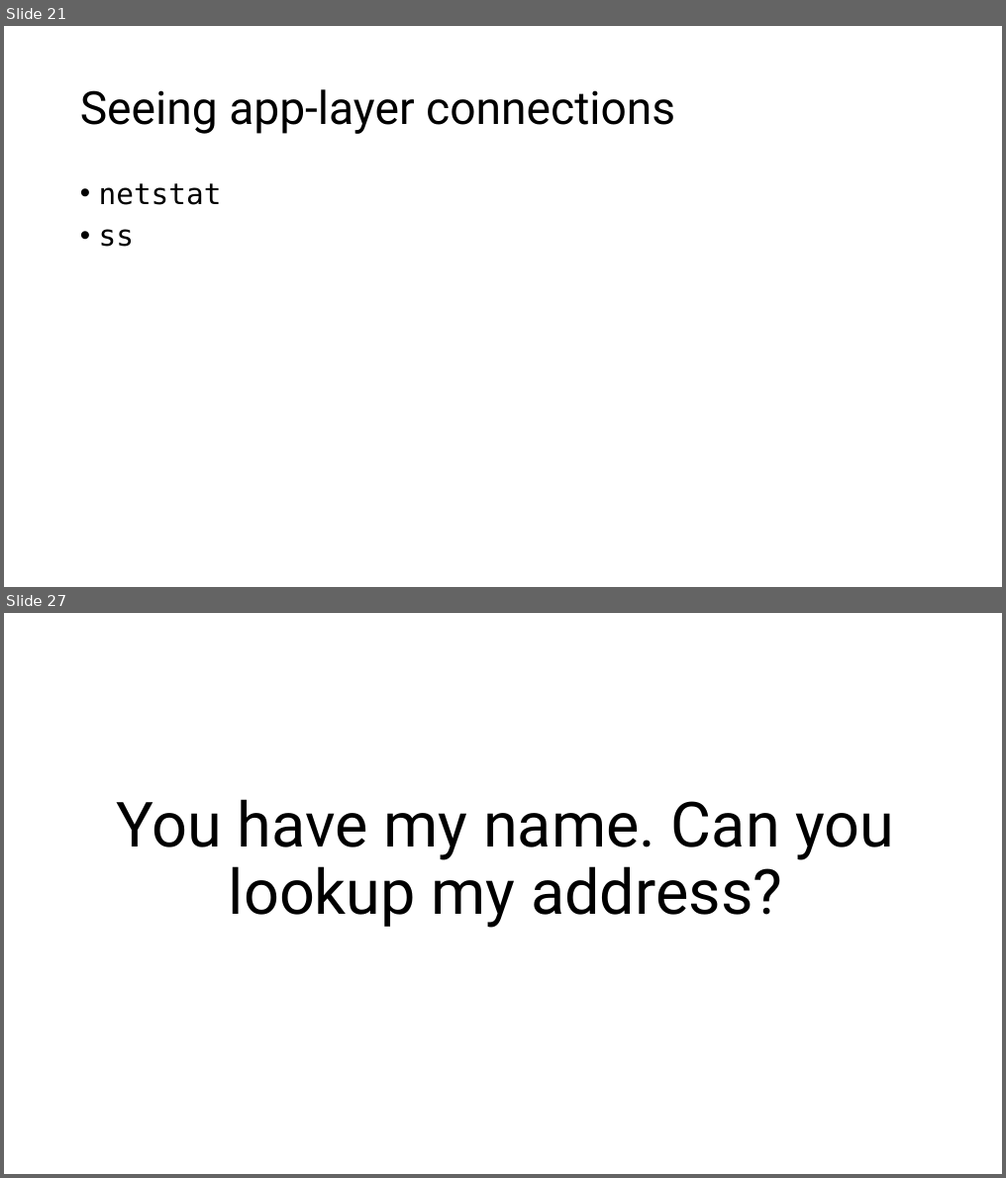
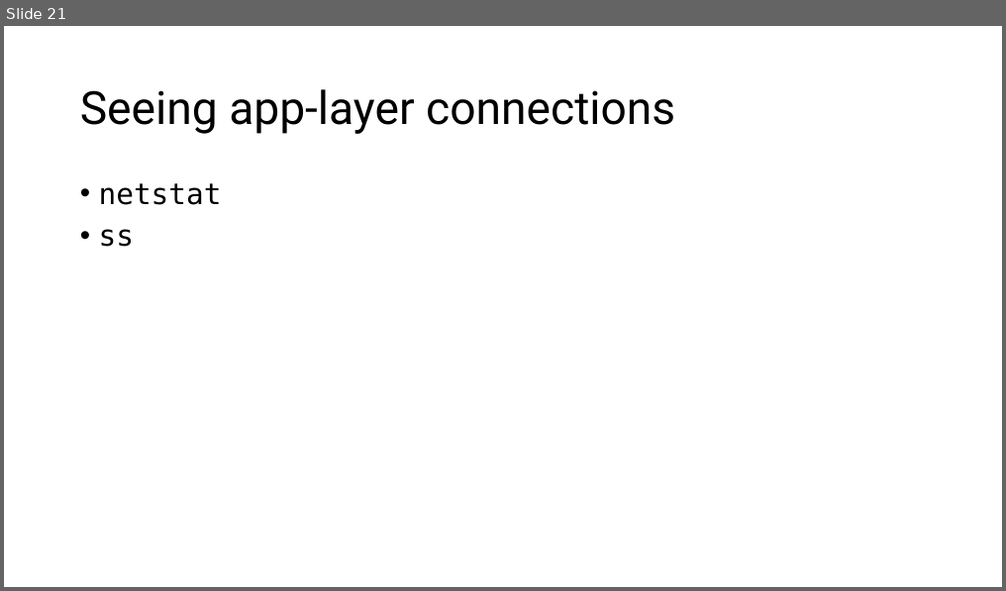
Before and after one commit to ngsrinivas/coursegen, a slide deck: ex/352-F24/staging/352-F24/lectures/03-measurement-app.pptx. Shown one above the other, each under a label of ours: slides 21 and 27 before the commit, slide 21 after it; the slides between them are not shown. The pictures are 1006x1178 and 1006x591 pixels, drawn with LibreOffice and Linux fonts; fonts in the diff are those of the drawing. Boxes give left, top, right and bottom in pixels: in the first picture for what was removed or moved away, otherwise in the second. Text is boxed around its words. In the diff, an @@ line names an element or a change of style, - is before the commit and + after.

```diff
--- a/ex/352-F24/staging/352-F24/lectures/03-measurement-app.pptx
+++ b/ex/352-F24/staging/352-F24/lectures/03-measurement-app.pptx
@@ slide 27 removed at (4, 613, 1002, 1174), background #FFFFFF @@
@@ title removed at (117, 799, 894, 928) @@
-You have my name. Can you lookup my address?
```
Also in this commit, not shown: 9 other slides removed, 4 other files.
